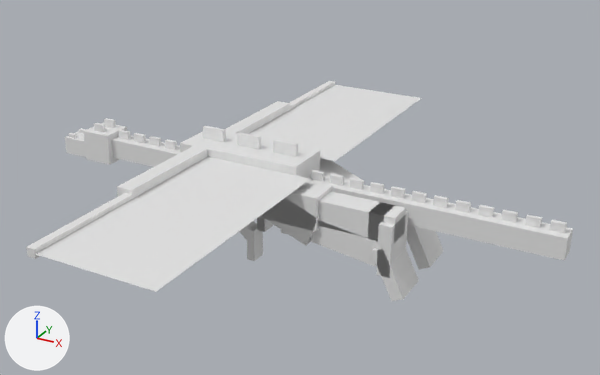
What one commit did to the Blender file EnderDragon.blend.
The view is the same before and after, from a camera (50 mm lens) standing at (201.0, -315.0, 154.0) and looking at (25.0, 5.0, -6.0). The axes (+X, +Y, +Z) are drawn at lower left. The lights are the same throughout.
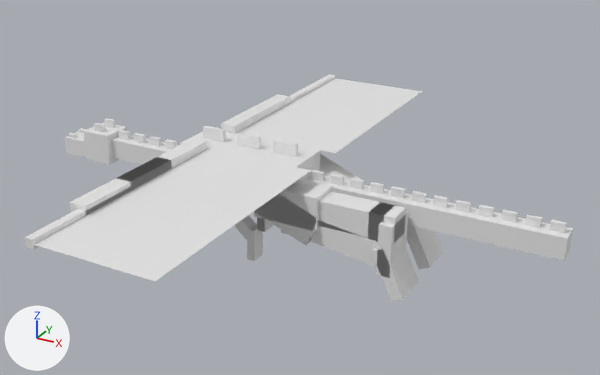
Boxes [x1, y1, x2, y2] around the edits, measured in the pictures (600 x 375 px):
'Cube.060', moved
    before: [36, 199, 244, 292]
    after: [33, 191, 244, 281]
'Cube.059', moved
    before: [133, 157, 310, 227]
    after: [132, 149, 311, 218]
'Cube.062', moved
    before: [249, 110, 383, 161]
    after: [235, 103, 383, 153]
'Cube.061', moved
    before: [291, 85, 421, 126]
    after: [291, 78, 422, 119]
'Cube.057', moved
    before: [117, 146, 208, 199]
    after: [117, 138, 207, 190]
'Cube.058', moved
    before: [26, 193, 132, 259]
    after: [25, 187, 132, 249]
'Cube.063', moved
    before: [226, 101, 290, 134]
    after: [221, 94, 290, 134]
'Cube.080', added
    after: [69, 159, 170, 212]
'Cube.064', moved
    before: [290, 81, 335, 110]
    after: [290, 74, 335, 103]

The change, as a list of edits to the scene's bpy script:
```text
Change ob_cube_057:
    ob_cube_057.location: (-20.0, -40.0, 8.0) -> (-20.0, -40.0, 12.0)
Change ob_cube_058:
    ob_cube_058.location: (-18.0, -96.0, 8.0) -> (-18.0, -96.0, 12.0)
Change ob_cube_059:
    ob_cube_059.location: (12.0, -40.0, 8.0) -> (12.0, -40.0, 12.0)
Change ob_cube_060:
    ob_cube_060.location: (12.0, -96.0, 8.0) -> (12.0, -96.0, 12.0)
Change ob_cube_061:
    ob_cube_061.location: (12.0, 96.0, 8.0) -> (12.0, 96.0, 12.0)
Change ob_cube_062:
    ob_cube_062.location: (12.0, 40.0, 8.0) -> (12.0, 40.0, 12.0)
Change ob_cube_063:
    ob_cube_063.location: (-20.0, 40.0, 8.0) -> (-20.0, 40.0, 12.0)
Change ob_cube_064:
    ob_cube_064.location: (-18.0, 96.0, 8.0) -> (-18.0, 96.0, 12.0)
Add ob_cube_080:
    ob_cube_080 = bpy.data.objects.new('Cube.080', me_cube_076.copy())  # the mesh of ob_cube_075
    ob_cube_080.location = (-20.0, -68.0, 12.0)
    ob_cube_080.scale = (8.0, 56.0, 8.0)
```
